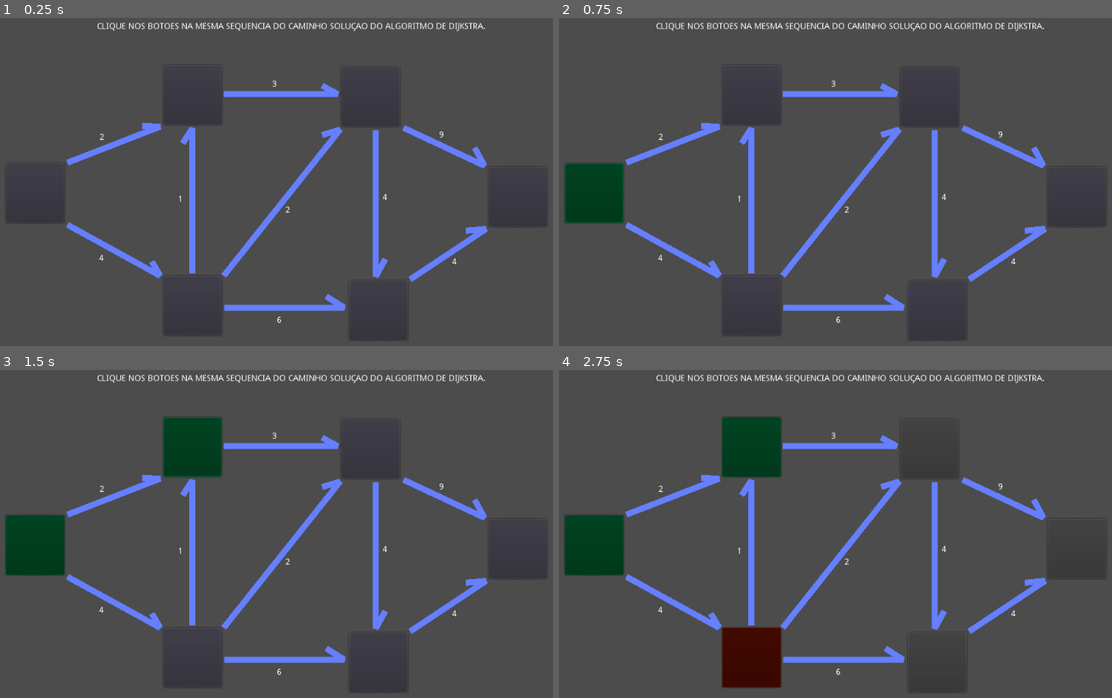
Above: before the commit, frames 1-4 (two rows, left to right).
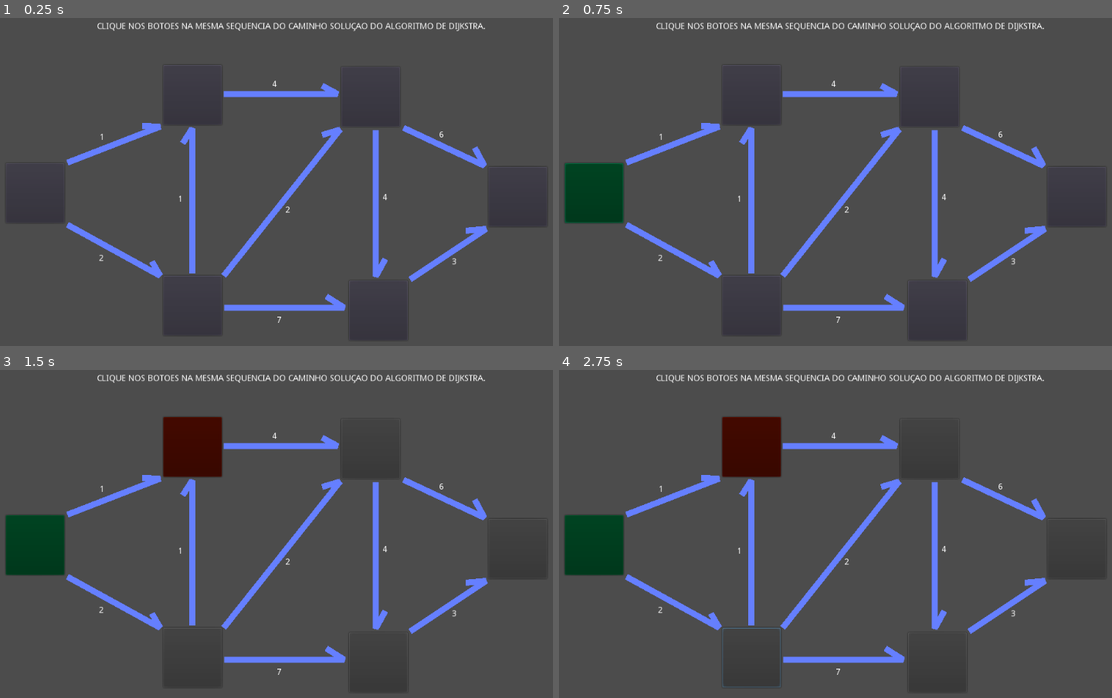
Above: after the commit, the same moments.

Repository: danielcoutinho91/Puzzles
Game: Godot game, scene res://scenes/main.tscn
Same seed, same stepped clock (60 frames per second), same inputs: the game is played once before the commit and once after it. Before the commit the project starts from res://main.tscn.
Inputs (mouse positions are in pixels of both pictures, inside the frame that each line leads up to):
- Up to frame 1 (0.25 s): no input
- Up to frame 2 (0.75 s): click (592, 191) at 0.5 s
- Up to frame 3 (1.5 s): click (193, 445) at 1.25 s
- Up to frame 4 (2.75 s): click (752, 658) at 2.02 s

The runs differ from the first frame. In frame 1, less than 0.1% of the frame differs, in the area x 17-83%, y 19-93%; in frame 2, less than 0.1%; in frame 3, 2.0%; in frame 4, 3.9%, in the area x 17-83%, y 14-97%.

Commit message:
organizando pastas

Diff:
--- a/main.tscn
+++ /dev/null
@@ -1,9 +0,0 @@
-[gd_scene load_steps=3 format=2]
-
-[ext_resource path="res://dijkstra.tscn" type="PackedScene" id=1]
-[ext_resource path="res://dijkstra.gd" type="Script" id=2]
-
-[node name="main" type="Node2D"]
-
-[node name="dijkstra" parent="." instance=ExtResource( 1 )]
-script = ExtResource( 2 )
--- a/project.godot
+++ b/project.godot
@@ -11,7 +11,7 @@
 [application]
 
 config/name="Puzzles"
-run/main_scene="res://main.tscn"
+run/main_scene="res://scenes/main.tscn"
 config/icon="res://icon.png"
 
 [gui]
--- a/dijkstra.tscn
+++ b/scenes/dijkstra.tscn
@@ -1,6 +1,9 @@
-[gd_scene format=2]
+[gd_scene load_steps=2 format=2]
+
+[ext_resource path="res://scripts/dijkstra.gd" type="Script" id=1]
 
 [node name="dijkstra" type="Node2D"]
+script = ExtResource( 1 )
 
 [node name="Button0" type="Button" parent="."]
 margin_left = 66.0
--- /dev/null
+++ b/scenes/main.tscn
@@ -0,0 +1,7 @@
+[gd_scene load_steps=2 format=2]
+
+[ext_resource path="res://scenes/dijkstra.tscn" type="PackedScene" id=2]
+
+[node name="main" type="Node2D"]
+
+[node name="dijkstra" parent="." instance=ExtResource( 2 )]
--- a/dijkstra.gd
+++ b/scripts/dijkstra.gd
@@ -30,7 +30,7 @@
 
 	var rng = RandomNumberGenerator.new()
 	rng.randomize()
-	board = rng.randi_range(0, 1)
+	board = rng.randi_range(0, 2)
 
 	if board == 0:
 		correct_button_sequence = [0, 2, 1, 3, 5]
@@ -44,7 +44,7 @@
 		labels[7].text = "4"
 		labels[8].text = "7"
 
-	else:
+	elif board == 1:
 		correct_button_sequence = [0, 1, 3, 4, 5]
 		labels[0].text = "2"
 		labels[1].text = "4"
@@ -55,6 +55,18 @@
 		labels[6].text = "4"
 		labels[7].text = "9"
 		labels[8].text = "4"
+
+	else:
+		correct_button_sequence = [0, 2, 3, 5]
+		labels[0].text = "1"
+		labels[1].text = "2"
+		labels[2].text = "1"
+		labels[3].text = "4"
+		labels[4].text = "2"
+		labels[5].text = "7"
+		labels[6].text = "4"
+		labels[7].text = "6"
+		labels[8].text = "3"
 
 	print(correct_button_sequence)
 
